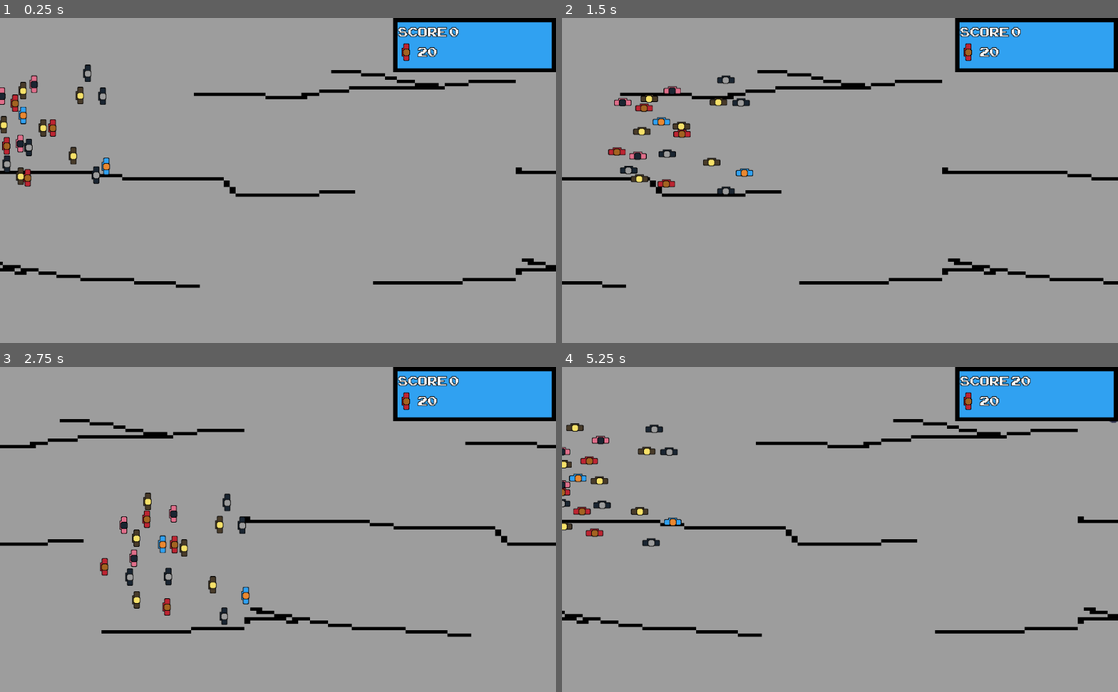
Above: before the commit, frames 1-4 (two rows, left to right).
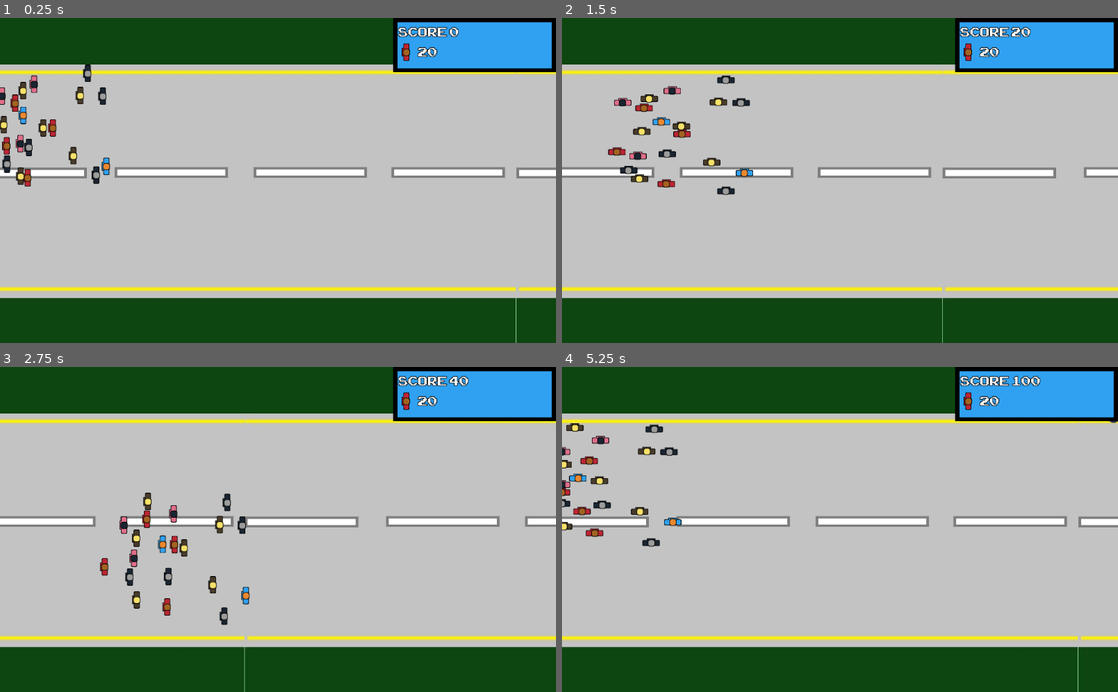
Above: after the commit, the same moments.

Repository: Robimy-gry/QGJ
Game: Godot game, scene res://World.tscn
Same seed, same stepped clock (60 frames per second), same inputs: the game is played once before the commit and once after it.
Inputs:
- Up to frame 1 (0.25 s): no input
- Up to frame 2 (1.5 s): tap Enter at 0.5 s; hold Right (ui_right) 0.53-1.28 s; tap Space (ui_select) at 0.77 s; hold Down (ui_down) from 1.28 s (still down)
- Up to frame 3 (2.75 s): tap Space (ui_select) at 1.52 s; release Down (ui_down) at 2.03 s; hold Right (ui_right) from 2.03 s (still down)
- Up to frame 4 (5.25 s): release Right (ui_right) at 2.78 s; hold Up (ui_up) 2.78-3.53 s; tap Space (ui_select) at 3.02, 3.77, 4.52 s; hold Left (ui_left) 3.53-5.03 s; hold Down (ui_down) from 5.03 s (still down)

The runs differ from the first frame. In frame 1, 93% of the frame differs, in the area x 0-100%, y 0-100%; in frame 2, 93%; in frame 3, 93%; in frame 4, 94%.

Commit message:
background and level

Diff:
--- a/Score.gd
+++ b/Score.gd
@@ -12,3 +12,9 @@
 func _on_BonusTimer_timeout():
 	get_tree().call_group("World", "score_bonus")
 	$BonusTimer.start()
+
+
+
+func _on_LevelTimer_timeout():
+	get_tree().call_group("World", "level_change")
+	$LevelTimer.start()
--- a/Score.tscn
+++ b/Score.tscn
@@ -6,11 +6,15 @@
 script = ExtResource( 1 )
 
 [node name="ScoreTimer" type="Timer" parent="."]
-wait_time = 5.0
 autostart = true
 
 [node name="BonusTimer" type="Timer" parent="."]
 wait_time = 10.0
 autostart = true
+
+[node name="LevelTimer" type="Timer" parent="."]
+wait_time = 60.0
+autostart = true
 [connection signal="timeout" from="ScoreTimer" to="." method="_on_ScoreTimer_timeout"]
 [connection signal="timeout" from="BonusTimer" to="." method="_on_BonusTimer_timeout"]
+[connection signal="timeout" from="LevelTimer" to="." method="_on_LevelTimer_timeout"]
--- a/World.gd
+++ b/World.gd
@@ -5,7 +5,7 @@
 var max_people = 20
 var people_count = 0
 var _score = 0
-var level = 0
+var _level = 0
 
 func _ready():
 	add_to_group("World")
@@ -27,11 +27,15 @@
 	get_tree().call_group("GUI", "update_GUI", people_count, _score)
 
 func score_update():
-	_score += people_count
+	_score += (people_count + (10*_level))
 	update_GUI()
 
 func score_bonus():
 	_score += people_count
+
+func level_change():
+	_level += 1
+	update_GUI()
 
 func people_update():
 	people_count -= 1
--- a/World.tscn
+++ b/World.tscn
@@ -6,7 +6,7 @@
 [ext_resource path="res://World.gd" type="Script" id=4]
 [ext_resource path="res://Score.tscn" type="PackedScene" id=5]
 [ext_resource path="res://Powerup.tscn" type="PackedScene" id=6]
-[ext_resource path="res://Sprites/background.png" type="Texture" id=7]
+[ext_resource path="res://Sprites/road.png" type="Texture" id=7]
 [ext_resource path="res://ParallaxBackground.gd" type="Script" id=8]
 
 [node name="World" type="Node2D"]
@@ -42,6 +42,6 @@
 motion_mirroring = Vector2( 1000, 0 )
 
 [node name="Sprite" type="Sprite" parent="ParallaxBackground/ParallaxLayer"]
-scale = Vector2( 1.1, 0.6 )
+scale = Vector2( 1, 0.860524 )
 texture = ExtResource( 7 )
 centered = false
Binary file removed: Sprites/background.png
Binary file added: Sprites/road.png
